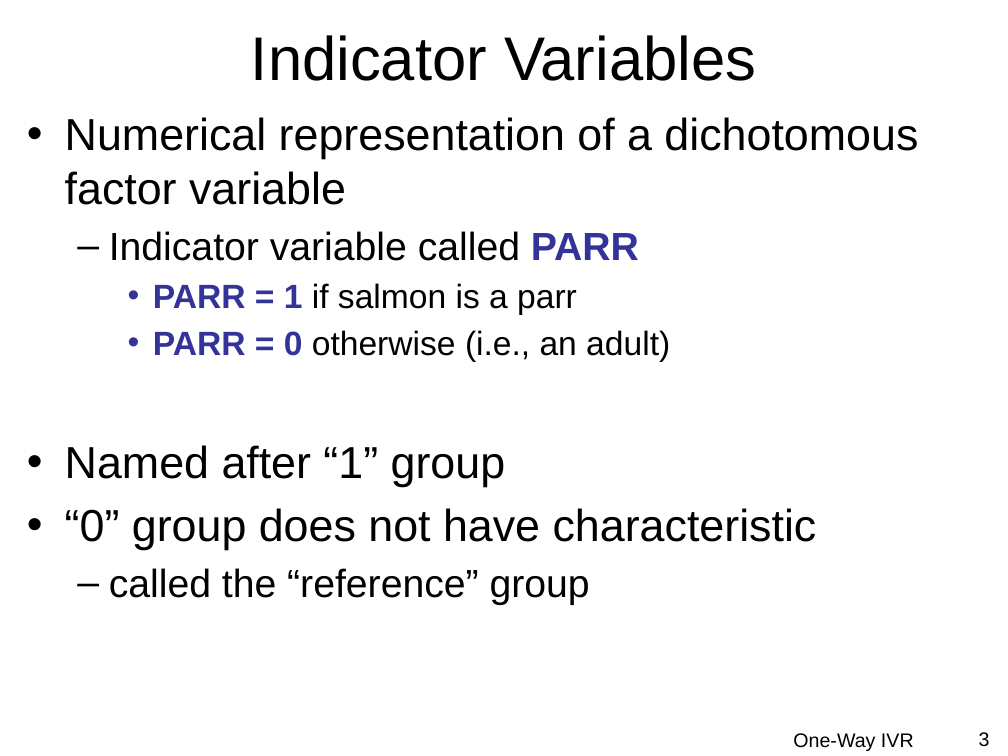
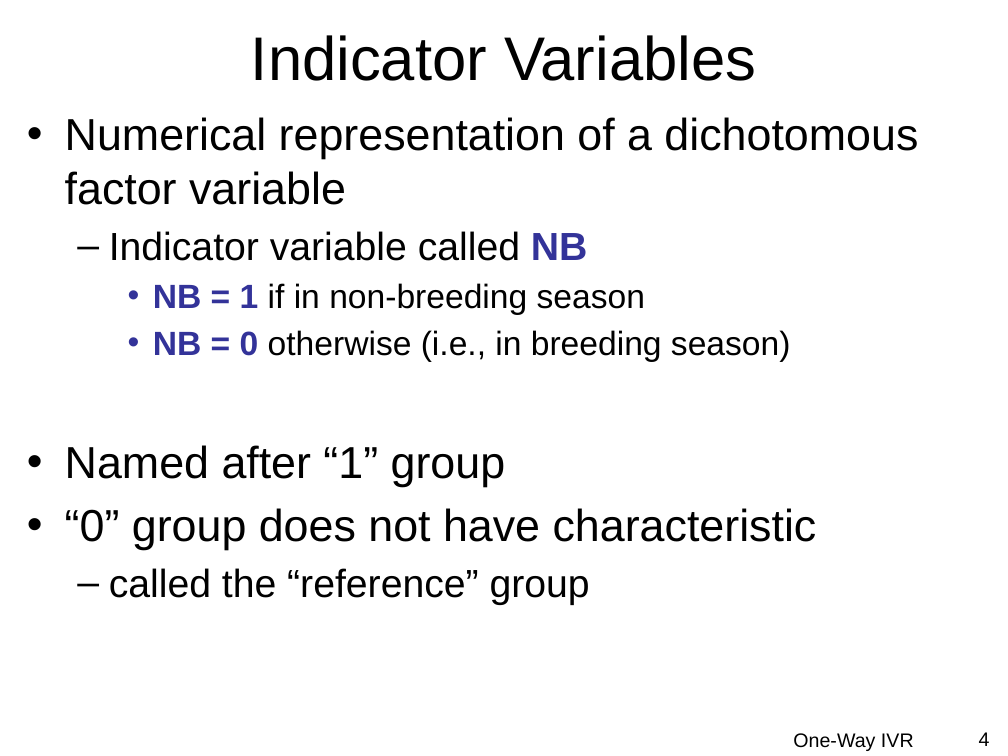
Before and after one commit to droglenc/NCMTH207, a slide deck: slide 4 of modules/IVRegression/PPT.pptx (slide 3 before the commit). Drawn at 1008x756 pixels with LibreOffice and Linux fonts; fonts in the diff are those of the drawing; background and template pictures are left out. Boxes give left, top, right and bottom in pixels: in the first picture for what was removed or moved away, otherwise in the second. Text is boxed around its words. In the diff, an @@ line names an element or a change of style, - is before the commit and + after.

```diff
--- a/modules/IVRegression/PPT.pptx
+++ b/modules/IVRegression/PPT.pptx
@@ text at [109, 231, 791, 362]: text changed @@
-  – Indicator variable called PARR
-    • PARR = 1 if salmon is a parr
-    • PARR = 0 otherwise (i.e., an adult)
+  – Indicator variable called NB
+    • NB = 1 if in non-breeding season
+    • NB = 0 otherwise (i.e., in breeding season)
@@ page number at [979, 732, 990, 746]: text changed @@
-3
+4
```
Also in this commit, not shown: 11 other slides changed, 24 other files.
